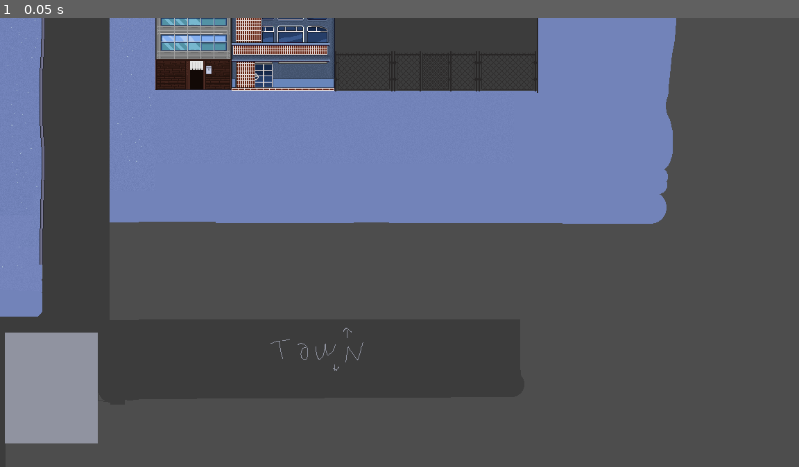
Above: before the commit, frame 1.
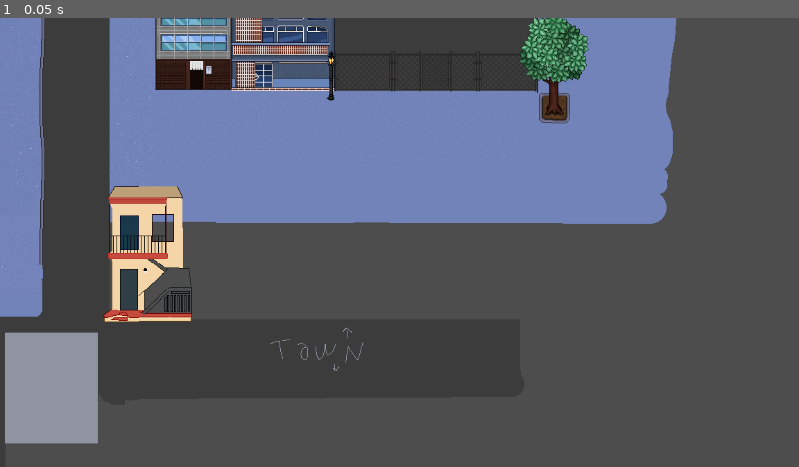
Above: after the commit, the same moment.

Repository: porkbrain/dont-count-the-sheep
Game: Godot game, scene res://assets/scenes/downtown.tscn
The game is run twice, just before and just after one commit, with the same random seed, the same clock (stepped at 60 frames per second) and the same inputs. The project has no main scene, so this scene is started directly.
Inputs:
- Up to frame 1 (0.05 s): no input

The runs differ from the first frame. In frame 1, 3.6% of the frame differs, in the area x 5-74%, y 0-68%.

Commit message:
Shaperka (#90)
* Always use LF

* Ignore some files generated on windows

* Downtown, mall and Twinpeaks esque apartment assets. Added godot scenes and assets with these scenes. Missing Ysorting and other labelling. Scenes need to be instantiated in the game. Transitions need to be added.

---------

Co-authored-by: shaperka <161528618+shaperka@users.noreply.github.com>

Diff:
--- a/main_game/assets/scenes/apartment.tscn
+++ b/main_game/assets/scenes/apartment.tscn
@@ -1,20 +1,21 @@
-[gd_scene load_steps=71 format=3 uid="uid://dyrtqlwb1xtvf"]
-
-[ext_resource type="Texture2D" uid="uid://ciwlf0c0gyyyq" path="res://assets/apartment/bg.png" id="1_310fv"]
-[ext_resource type="Texture2D" uid="uid://bycuegh5eiofi" path="res://assets/apartment/cupboard.png" id="2_c00iy"]
-[ext_resource type="Texture2D" uid="uid://kytoyoyhjxxv" path="res://assets/apartment/cloud_atlas.png" id="2_dx2fn"]
-[ext_resource type="Texture2D" uid="uid://dn0f5bt32acd5" path="res://assets/apartment/backwall_furniture.png" id="2_l5qi7"]
-[ext_resource type="Texture2D" uid="uid://2nr502qjl1fn" path="res://assets/apartment/hallway.png" id="3_j8n3v"]
-[ext_resource type="Texture2D" uid="uid://d4gt4aikjid7a" path="res://assets/apartment/meditation_chair.png" id="3_j21xo"]
-[ext_resource type="Texture2D" uid="uid://d07qq5e0nd3h1" path="res://assets/apartment/toilet.png" id="4_5m0ph"]
-[ext_resource type="Texture2D" uid="uid://cq4dga042qxr" path="res://assets/apartment/elevator_atlas.png" id="4_oy5kx"]
-[ext_resource type="Texture2D" uid="uid://btsd7or6tk701" path="res://assets/apartment/laundry_basket.png" id="5_1layt"]
-[ext_resource type="Texture2D" uid="uid://kbsekm7v1fbk" path="res://assets/apartment/shoerack.png" id="9_aon56"]
-[ext_resource type="Texture2D" uid="uid://cxrax8hnp6oxo" path="res://assets/apartment/kitchen_table.png" id="10_xlbad"]
-[ext_resource type="Texture2D" uid="uid://iwunrdjegi2a" path="res://assets/apartment/brown_light_door_atlas.png" id="11_843ty"]
-[ext_resource type="Texture2D" uid="uid://mn6fsc2pn682" path="res://assets/apartment/fridge.png" id="12_wmkhs"]
-[ext_resource type="Texture2D" uid="uid://cqsdb5tp644w6" path="res://assets/apartment/vending_machine_atlas.png" id="14_1rrw2"]
-[ext_resource type="Texture2D" uid="uid://3212443mchtu" path="res://assets/apartment/brown_dark_door_atlas.png" id="15_uv0h5"]
+[gd_scene load_steps=72 format=3 uid="uid://dyrtqlwb1xtvf"]
+
+[ext_resource type="Texture2D" uid="uid://bricm0td6wv0a" path="res://assets/apartment/bg.png" id="1_310fv"]
+[ext_resource type="Texture2D" uid="uid://d4nio84mwac6h" path="res://assets/apartment/cupboard.png" id="2_c00iy"]
+[ext_resource type="Texture2D" uid="uid://d2307x8vnar88" path="res://assets/apartment/cloud_atlas.png" id="2_dx2fn"]
+[ext_resource type="Texture2D" uid="uid://bpyb6wjdu5d8i" path="res://assets/apartment/backwall_furniture.png" id="2_l5qi7"]
+[ext_resource type="Texture2D" uid="uid://tnf5osf57sy7" path="res://assets/apartment/hallway.png" id="3_j8n3v"]
+[ext_resource type="Texture2D" uid="uid://b0ri10adnfj07" path="res://assets/apartment/meditation_chair.png" id="3_j21xo"]
+[ext_resource type="Texture2D" uid="uid://cr0db66rcmgi4" path="res://assets/apartment/toilet.png" id="4_5m0ph"]
+[ext_resource type="Texture2D" uid="uid://bysxl6vneopup" path="res://assets/apartment/elevator_atlas.png" id="4_oy5kx"]
+[ext_resource type="Texture2D" uid="uid://b670eis7td4i2" path="res://assets/apartment/laundry_basket.png" id="5_1layt"]
+[ext_resource type="Texture2D" uid="uid://bhjx5gwvbw685" path="res://assets/apartment/shoerack.png" id="9_aon56"]
+[ext_resource type="Texture2D" uid="uid://iggm6gyhovjb" path="res://assets/apartment/kitchen_table.png" id="10_xlbad"]
+[ext_resource type="Texture2D" uid="uid://bpf0ynledh1b3" path="res://assets/apartment/brown_light_door_atlas.png" id="11_843ty"]
+[ext_resource type="Texture2D" uid="uid://cka1ouskra27" path="res://assets/apartment/fridge.png" id="12_wmkhs"]
+[ext_resource type="Texture2D" uid="uid://ci14c8skwcj7l" path="res://assets/apartment/vending_machine_atlas.png" id="14_1rrw2"]
+[ext_resource type="Texture2D" uid="uid://cr11n5q0emwcs" path="res://assets/apartment/brown_dark_door_atlas.png" id="15_uv0h5"]
+[ext_resource type="Texture2D" uid="uid://cmjj0i8krpajr" path="res://assets/apartment/package.png" id="16_xbi0t"]
 
 [sub_resource type="AtlasTexture" id="AtlasTexture_nte4w"]
 atlas = ExtResource("2_dx2fn")
@@ -528,3 +529,7 @@
 position = Vector2(0, 18)
 
 [node name="HallwayEntity" type="Node" parent="HallwayDoor2"]
+
+[node name="Package" type="Sprite2D" parent="."]
+position = Vector2(0, -65)
+texture = ExtResource("16_xbi0t")
--- a/main_game/assets/scenes/downtown.tscn
+++ b/main_game/assets/scenes/downtown.tscn
@@ -1,6 +1,49 @@
-[gd_scene load_steps=2 format=3 uid="uid://dtow2k2vgk8kg"]
+[gd_scene load_steps=20 format=3 uid="uid://dtow2k2vgk8kg"]
 
-[ext_resource type="Texture2D" uid="uid://ctujtb5gwqvre" path="res://assets/downtown/bg.png" id="1_ac7tb"]
+[ext_resource type="Texture2D" uid="uid://b5pepyrbokdp7" path="res://assets/downtown/bg.png" id="1_ac7tb"]
+[ext_resource type="Texture2D" uid="uid://dhtpl0f15gojd" path="res://assets/downtown/ac_atlas.png" id="2_vxd7e"]
+[ext_resource type="Texture2D" uid="uid://od7278drijk8" path="res://assets/downtown/water_dispenser.png" id="3_mnq47"]
+[ext_resource type="Texture2D" uid="uid://bwt8l2nfovdrb" path="res://assets/downtown/bamboo_rooftop.png" id="4_uahdt"]
+[ext_resource type="Texture2D" uid="uid://5ywhhdx6rx7r" path="res://assets/downtown/recycle_bin.png" id="5_her3o"]
+[ext_resource type="Texture2D" uid="uid://b8xgrwspdhoao" path="res://assets/downtown/cone.png" id="6_4cklq"]
+[ext_resource type="Texture2D" uid="uid://clp5emmiqqigh" path="res://assets/downtown/black_bin.png" id="7_p1j5y"]
+[ext_resource type="Texture2D" uid="uid://cnd2np6d33oqh" path="res://assets/downtown/robot.png" id="8_s4pbl"]
+[ext_resource type="Texture2D" uid="uid://hmoa0kdonp88" path="res://assets/downtown/swing.png" id="9_gwh2v"]
+[ext_resource type="Texture2D" uid="uid://bdn0jfgw4tpeg" path="res://assets/downtown/trashcan_tables.png" id="10_nyc25"]
+[ext_resource type="Texture2D" uid="uid://cnycawdcbsm2w" path="res://assets/downtown/beer.png" id="11_e3pff"]
+[ext_resource type="Texture2D" uid="uid://qjb3dquepnch" path="res://assets/downtown/truck.png" id="12_mwj3x"]
+[ext_resource type="Texture2D" uid="uid://cs4xyldoxgtxg" path="res://assets/downtown/tree.png" id="13_7q235"]
+[ext_resource type="Texture2D" uid="uid://b7r70khewajh0" path="res://assets/downtown/lamp.png" id="14_8uy80"]
+[ext_resource type="Texture2D" uid="uid://b3l3d28gta56i" path="res://assets/downtown/water_bottle.png" id="15_08gmr"]
+
+[sub_resource type="AtlasTexture" id="AtlasTexture_5i4a5"]
+atlas = ExtResource("2_vxd7e")
+region = Rect2(63, 0, 63, 43)
+
+[sub_resource type="AtlasTexture" id="AtlasTexture_seegx"]
+atlas = ExtResource("2_vxd7e")
+region = Rect2(126, 0, 63, 43)
+
+[sub_resource type="AtlasTexture" id="AtlasTexture_pmvwt"]
+atlas = ExtResource("2_vxd7e")
+region = Rect2(0, 0, 63, 43)
+
+[sub_resource type="SpriteFrames" id="SpriteFrames_q1mli"]
+animations = [{
+"frames": [{
+"duration": 1.0,
+"texture": SubResource("AtlasTexture_5i4a5")
+}, {
+"duration": 1.0,
+"texture": SubResource("AtlasTexture_seegx")
+}, {
+"duration": 1.0,
+"texture": SubResource("AtlasTexture_pmvwt")
+}],
+"loop": true,
+"name": &"default",
+"speed": 5.0
+}]
 
 [node name="Downtown" type="Node2D"]
 
@@ -8,3 +51,110 @@
 z_index = -5
 position = Vector2(230, 95)
 texture = ExtResource("1_ac7tb")
+
+[node name="AcAtlas" type="AnimatedSprite2D" parent="."]
+z_index = -4
+position = Vector2(-686, -30)
+sprite_frames = SubResource("SpriteFrames_q1mli")
+frame_progress = 0.564611
+
+[node name="Waterdispenser" type="Sprite2D" parent="."]
+position = Vector2(-352, -55)
+texture = ExtResource("3_mnq47")
+
+[node name="BambooRooftop" type="Sprite2D" parent="."]
+position = Vector2(-401, -56)
+texture = ExtResource("4_uahdt")
+
+[node name="RecycleBin" type="Sprite2D" parent="."]
+position = Vector2(-66, -40)
+texture = ExtResource("5_her3o")
+
+[node name="Cone" type="Sprite2D" parent="."]
+position = Vector2(-66, 42)
+texture = ExtResource("6_4cklq")
+
+[node name="RecycleBin2" type="Sprite2D" parent="."]
+position = Vector2(382, -217)
+texture = ExtResource("5_her3o")
+
+[node name="BlackBin" type="Sprite2D" parent="."]
+position = Vector2(401, -217)
+texture = ExtResource("7_p1j5y")
+
+[node name="BlackBin2" type="Sprite2D" parent="."]
+position = Vector2(-498, 328)
+texture = ExtResource("7_p1j5y")
+
+[node name="RecycleBin3" type="Sprite2D" parent="."]
+position = Vector2(-517, 328)
+texture = ExtResource("5_her3o")
+
+[node name="BlackBin3" type="Sprite2D" parent="."]
+position = Vector2(-816, -342)
+texture = ExtResource("7_p1j5y")
+
+[node name="RecycleBin4" type="Sprite2D" parent="."]
+position = Vector2(-834, -342)
+texture = ExtResource("5_her3o")
+
+[node name="Robot" type="Sprite2D" parent="."]
+z_index = -3
+position = Vector2(-251, -283)
+texture = ExtResource("8_s4pbl")
+
+[node name="Swing" type="Sprite2D" parent="."]
+position = Vector2(-113, -257)
+texture = ExtResource("9_gwh2v")
+
+[node name="TrashcanTables" type="Sprite2D" parent="."]
+position = Vector2(-293, 165)
+texture = ExtResource("10_nyc25")
+
+[node name="Beer" type="Sprite2D" parent="."]
+position = Vector2(-323, 121)
+texture = ExtResource("11_e3pff")
+
+[node name="Beer2" type="Sprite2D" parent="."]
+position = Vector2(-574, 131)
+texture = ExtResource("11_e3pff")
+
+[node name="Beer3" type="Sprite2D" parent="."]
+position = Vector2(-846, -336)
+texture = ExtResource("11_e3pff")
+
+[node name="Truck" type="Sprite2D" parent="."]
+position = Vector2(-634, 432)
+texture = ExtResource("12_mwj3x")
+
+[node name="Tree" type="Sprite2D" parent="."]
+position = Vector2(799, 72)
+texture = ExtResource("13_7q235")
+
+[node name="Tree2" type="Sprite2D" parent="."]
+position = Vector2(803, -242)
+texture = ExtResource("13_7q235")
+
+[node name="Tree3" type="Sprite2D" parent="."]
+position = Vector2(56, -295)
+texture = ExtResource("13_7q235")
+
+[node name="Lamp" type="Sprite2D" parent="."]
+position = Vector2(96, -243)
+texture = ExtResource("14_8uy80")
+
+[node name="Lamp2" type="Sprite2D" parent="."]
+position = Vector2(-472, -365)
+texture = ExtResource("14_8uy80")
+
+[node name="Lamp3" type="Sprite2D" parent="."]
+position = Vector2(477, 82)
+texture = ExtResource("14_8uy80")
+
+[node name="Lamp4" type="Sprite2D" parent="."]
+position = Vector2(614, -235)
+texture = ExtResource("14_8uy80")
+
+[node name="WaterBottle" type="Sprite2D" parent="."]
+position = Vector2(-439, 184)
+texture = ExtResource("15_08gmr")
--- /dev/null
+++ b/main_game/assets/scenes/mall.tscn
@@ -0,0 +1,75 @@
+[gd_scene load_steps=13 format=3 uid="uid://drnrtwjeis0wl"]
+
+[ext_resource type="Texture2D" uid="uid://cgvnw3xu0g55c" path="res://assets/mall/mall.png" id="1_py6kn"]
+[ext_resource type="Texture2D" uid="uid://ci14c8skwcj7l" path="res://assets/apartment/vending_machine_atlas.png" id="2_83cf2"]
+[ext_resource type="Texture2D" uid="uid://ckr3s6a6pkgh8" path="res://assets/mall/mallisles.png" id="3_7qiwu"]
+[ext_resource type="Texture2D" uid="uid://ctx6632qwroaa" path="res://assets/mall/salebox.png" id="4_uvq87"]
+[ext_resource type="Texture2D" uid="uid://kk1gkcrurjt8" path="res://assets/mall/selfcheckout.png" id="5_g377o"]
+[ext_resource type="Texture2D" uid="uid://b8xjoqkbaiqyp" path="res://assets/mall/storage.png" id="6_egw2s"]
+[ext_resource type="Texture2D" uid="uid://b3kynf8hs73" path="res://assets/mall/mall_gate.png" id="7_34v1c"]
+
+[sub_resource type="AtlasTexture" id="AtlasTexture_wx86m"]
+atlas = ExtResource("2_83cf2")
+region = Rect2(0, 0, 30, 55)
+
+[sub_resource type="AtlasTexture" id="AtlasTexture_gox4s"]
+atlas = ExtResource("2_83cf2")
+region = Rect2(32, 0, 30, 55)
+
+[sub_resource type="AtlasTexture" id="AtlasTexture_itvr6"]
+atlas = ExtResource("2_83cf2")
+region = Rect2(64, 0, 30, 55)
+
+[sub_resource type="AtlasTexture" id="AtlasTexture_hwg4u"]
+atlas = ExtResource("2_83cf2")
+region = Rect2(96, 0, 30, 55)
+
+[sub_resource type="SpriteFrames" id="SpriteFrames_3xvgv"]
+animations = [{
+"frames": [{
+"duration": 1.0,
+"texture": SubResource("AtlasTexture_wx86m")
+}, {
+"duration": 1.0,
+"texture": SubResource("AtlasTexture_gox4s")
+}, {
+"duration": 1.0,
+"texture": SubResource("AtlasTexture_itvr6")
+}, {
+"duration": 1.0,
+"texture": SubResource("AtlasTexture_hwg4u")
+}],
+"loop": false,
+"name": &"default",
+"speed": 1.0
+}]
+
+[node name="Mall" type="Node2D"]
+
+[node name="MallBg" type="Sprite2D" parent="."]
+z_index = -3
+texture = ExtResource("1_py6kn")
+
+[node name="VendingMachine" type="AnimatedSprite2D" parent="."]
+position = Vector2(-137, 85)
+sprite_frames = SubResource("SpriteFrames_3xvgv")
+
+[node name="Mallisles" type="Sprite2D" parent="."]
+position = Vector2(-2, -7)
+texture = ExtResource("3_7qiwu")
+
+[node name="Salebox" type="Sprite2D" parent="."]
+position = Vector2(133, 84)
+texture = ExtResource("4_uvq87")
+
+[node name="SelfCheckout" type="Sprite2D" parent="."]
+position = Vector2(239, 75)
+texture = ExtResource("5_g377o")
+
+[node name="Storage" type="Sprite2D" parent="."]
+position = Vector2(-63, 89)
+texture = ExtResource("6_egw2s")
+
+[node name="MallGate" type="Sprite2D" parent="."]
+position = Vector2(140, 114)
+texture = ExtResource("7_34v1c")
--- /dev/null
+++ b/main_game/assets/scenes/twinpeaks_apartment.tscn
@@ -0,0 +1,19 @@
+[gd_scene load_steps=4 format=3 uid="uid://qrq4qd72bkgp"]
+
+[ext_resource type="Texture2D" uid="uid://p2vei5la1m3i" path="res://assets/twinpeaks_apartment/twinpeaks_bg.png" id="1_cqoh4"]
+[ext_resource type="Texture2D" uid="uid://dgh7pxmg8k4yg" path="res://assets/twinpeaks_apartment/bed_plain.png" id="2_x34s0"]
+[ext_resource type="Texture2D" uid="uid://c40aoo40c6ysm" path="res://assets/twinpeaks_apartment/shower.png" id="3_i5k2w"]
+
+[node name="TwinPeaksApartment" type="Node2D"]
+
+[node name="TwinPeaksBg" type="Sprite2D" parent="."]
+position = Vector2(-53, 83)
+texture = ExtResource("1_cqoh4")
+
+[node name="BedPlain" type="Sprite2D" parent="."]
+position = Vector2(87, 21)
+texture = ExtResource("2_x34s0")
+
+[node name="Shower" type="Sprite2D" parent="."]
+position = Vector2(199, 60)
+texture = ExtResource("3_i5k2w")
Binary file added: main_game/assets/apartment/package.png
Binary file added: main_game/assets/downtown/ac_atlas.png
Binary file added: main_game/assets/downtown/bamboo_rooftop.png
Binary file added: main_game/assets/downtown/beer.png
Binary file changed: main_game/assets/downtown/bg.png
Binary file added: main_game/assets/downtown/black_bin.png
Binary file added: main_game/assets/downtown/cone.png
Binary file added: main_game/assets/downtown/lamp.png
Binary file added: main_game/assets/downtown/recycle_bin.png
Binary file added: main_game/assets/downtown/robot.png
Binary file added: main_game/assets/downtown/swing.png
Binary file added: main_game/assets/downtown/trashcan_tables.png
(and 15 more such lines)
